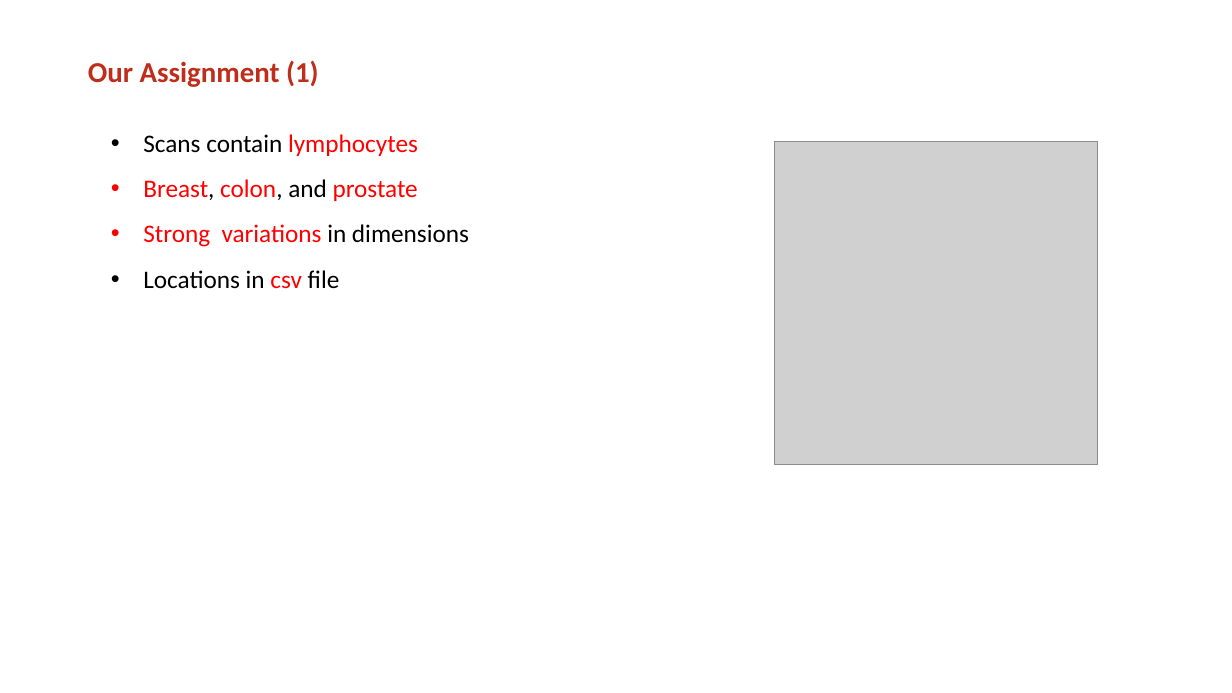
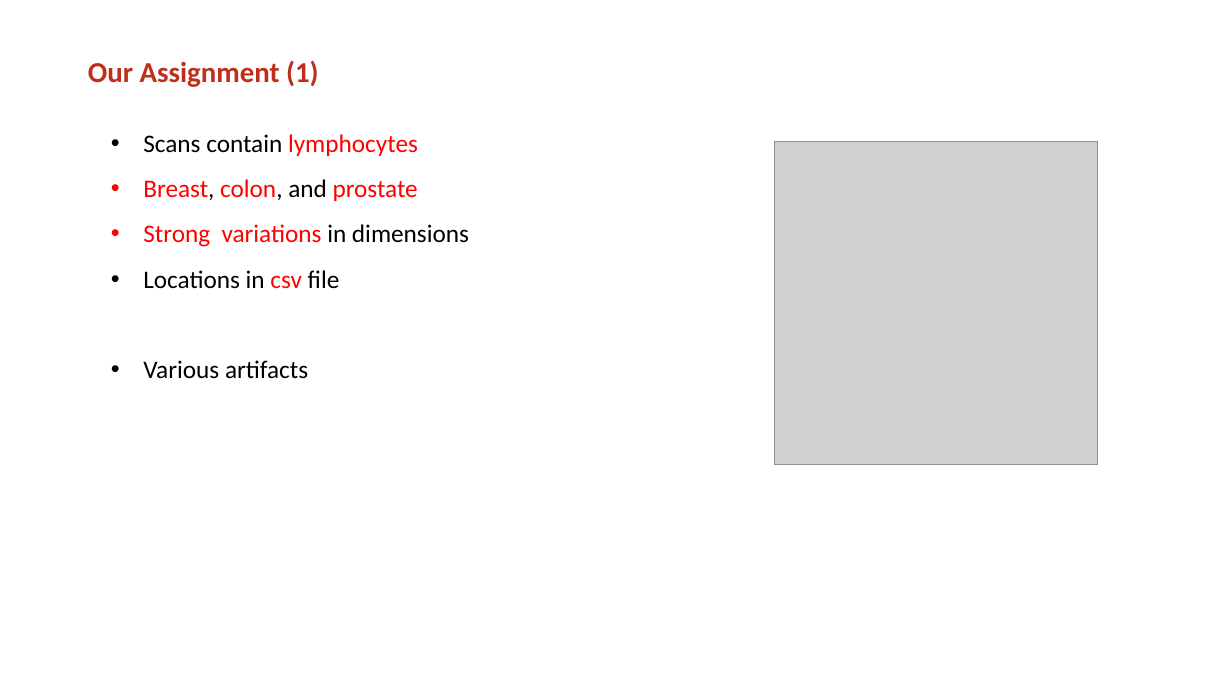
Before and after one commit to jeffluppes/ISMI2018, a slide deck: slide 3 of Project/Presentation/Mid_term_presentation.pptx. Drawn at 1232x693 pixels with LibreOffice and Linux fonts; fonts in the diff are those of the drawing; grey boxes stand for pictures; background and template pictures are left out. Boxes give left, top, right and bottom in pixels: in the first picture for what was removed or moved away, otherwise in the second. Text is boxed around its words. In the diff, an @@ line names an element or a change of style, - is before the commit and + after.

```diff
--- a/Project/Presentation/Mid_term_presentation.pptx
+++ b/Project/Presentation/Mid_term_presentation.pptx
@@ text at bbox=[143, 360, 308, 379]: paragraph added @@
+  • Various artifacts
```
Also in this commit, not shown: 8 other slides changed.
